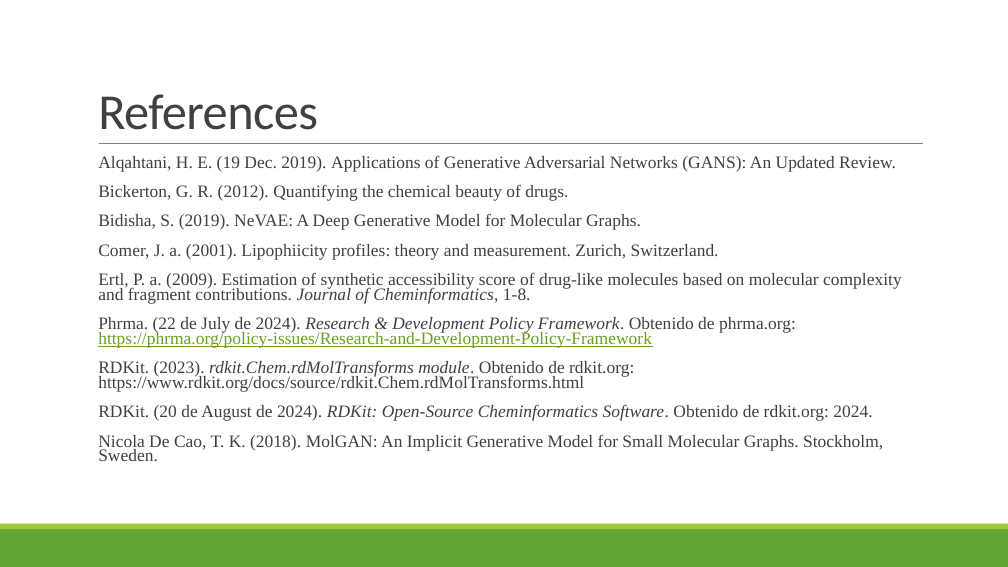
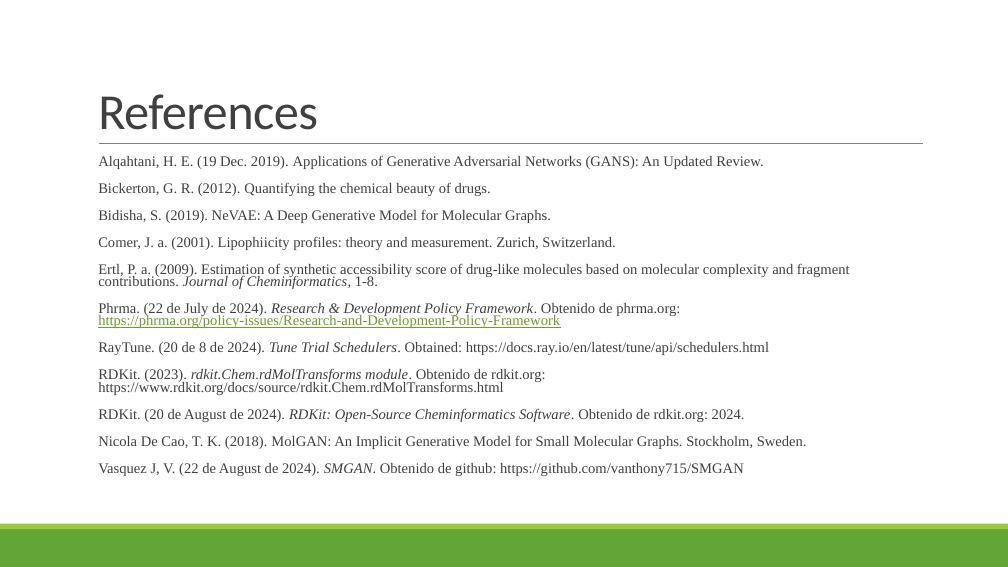
Before and after one commit to vanthony715/SMGAN, a slide deck: slide 19 of SMGAN.pptx (slide 18 before the commit). Drawn at 1008x567 pixels with LibreOffice and Linux fonts; fonts in the diff are those of the drawing. Boxes give left, top, right and bottom in pixels: in the first picture for what was removed or moved away, otherwise in the second. Text is boxed around its words. In the diff, an @@ line names an element or a change of style, - is before the commit and + after.

Commit message:
Fixed some references were in spanish

```diff
--- a/SMGAN.pptx
+++ b/SMGAN.pptx
@@ text at box(98, 156, 850, 449): size 16.6 to 13.9 pt in "Alqahtani, H. E. (19 Dec. 2019). Applications ...", "Bickerton, G. R. (2012). Quantifying the chemical ...", "Bidisha, S. (2019). NeVAE: A Deep Generative ...", "Comer, J. a. (2001). Lipophiicity profiles: theory ..." and 5 more places @@
@@ text at box(98, 342, 769, 355): paragraph added @@
+  RayTune. (20 de 8 de 2024). Tune Trial Schedulers. Obtained: https://docs.ray.io/en/latest/tune/api/schedulers.html
@@ text at box(98, 463, 744, 476): paragraph added @@
+  Vasquez J, V. (22 de August de 2024). SMGAN. Obtenido de github: https://github.com/vanthony715/SMGAN
```
Also in this commit, not shown: 3 other slides changed, 5 slides added, 3 slides removed, 3 other files.
